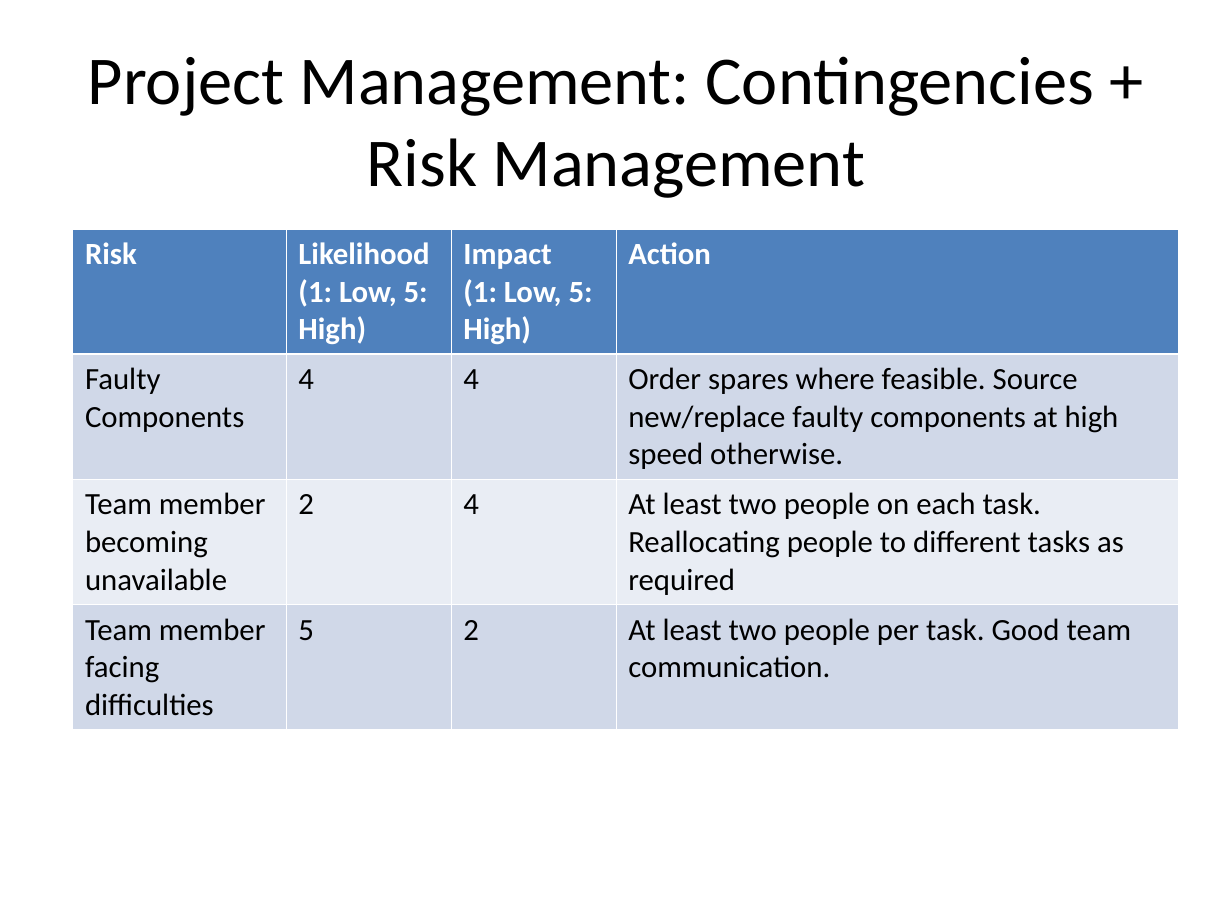
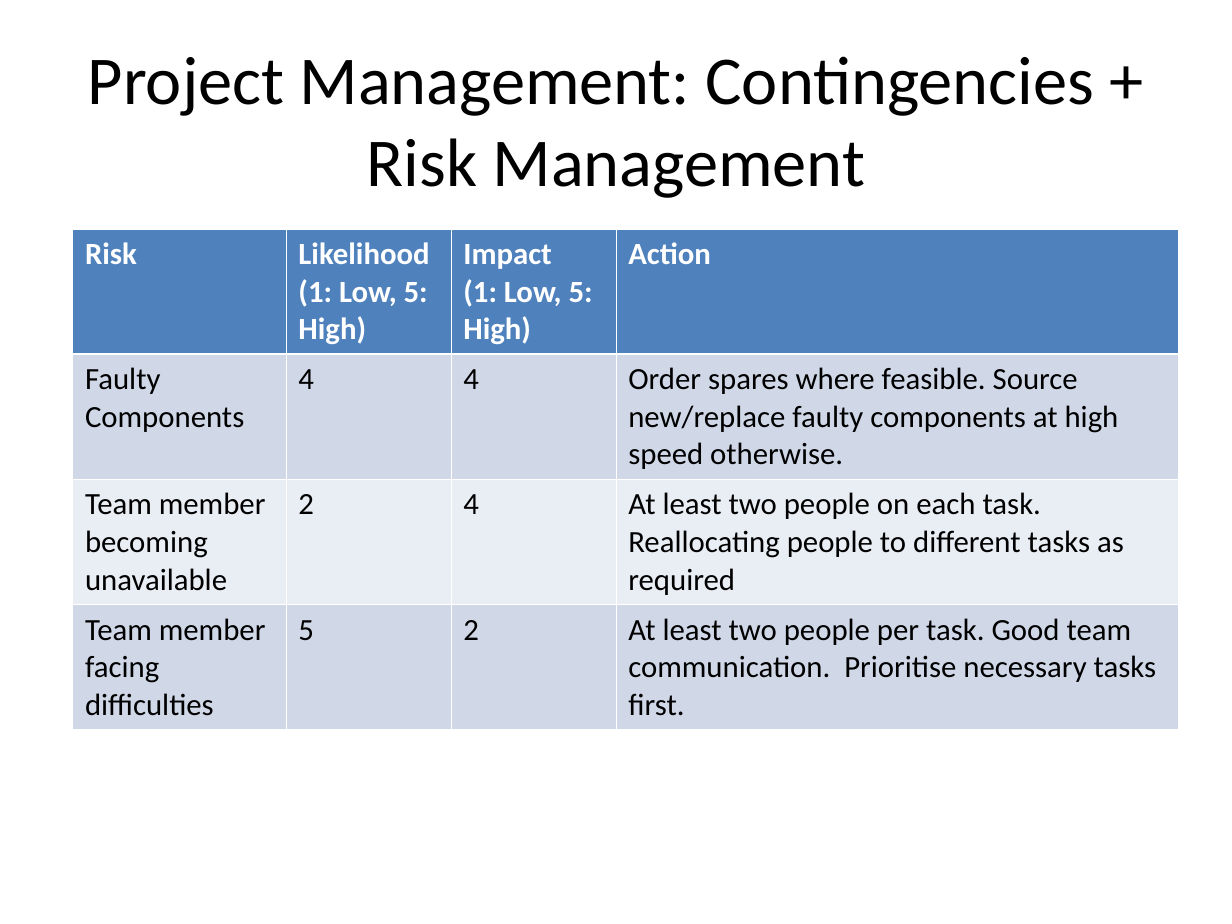
Before and after one commit to andybusse/uavcamera, a slide deck: slide 19 of documents/GDP Group 18 pres.ppt. Drawn at 1232x924 pixels with LibreOffice and Linux fonts; fonts in the diff are those of the drawing. Boxes give left, top, right and bottom in pixels: in the first picture for what was removed or moved away, otherwise in the second. Text is boxed around its words. In the diff, an @@ line names an element or a change of style, - is before the commit and + after.

Commit message:
Updated Project Management part of Progress Seminar 1 slides.

```diff
--- a/documents/GDP Group 18 pres.ppt
+++ b/documents/GDP Group 18 pres.ppt
@@ table at (73, 229, 1179, 722) @@
-row 4, column 4: At least two people per task. Good team communication.
+row 4, column 4: At least two people per task. Good team communication. Prioritise necessary tasks first.
```
Also in this commit, not shown: 1 other slide changed.
